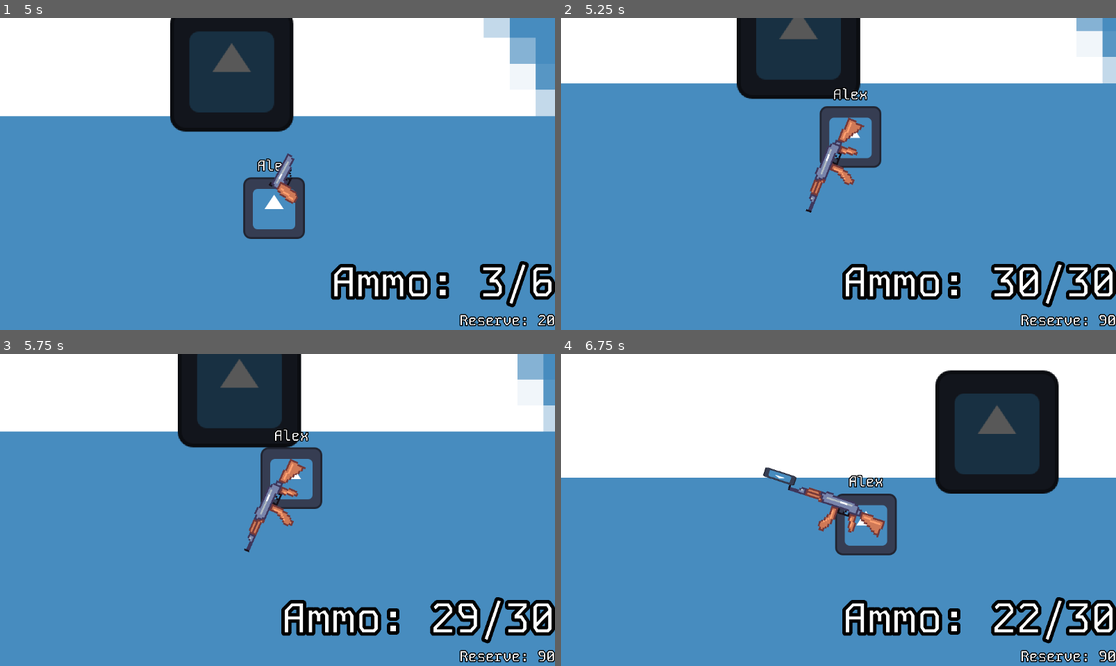
Above: before the commit, frames 1-4 (two rows, left to right).
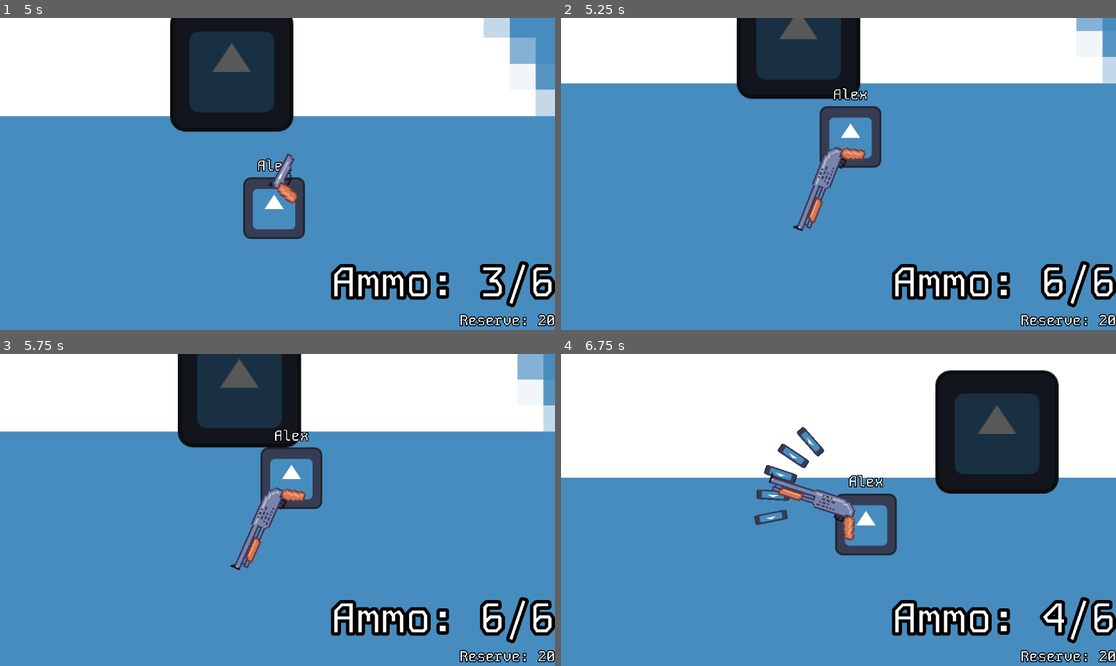
Above: after the commit, the same moments.

Repository: Shuflduf/MultiMurder
Game: Godot game, scene res://scenes/main_menu.tscn
The game is run twice, just before and just after one commit, with the same random seed, the same clock (stepped at 60 frames per second) and the same inputs. The engine's default icon, where the game draws it, is replaced by a stand-in: a white triangle on a blue panel in a dark square.
Inputs (mouse positions are in pixels of both pictures, inside the frame that each line leads up to):
- Up to frame 1 (5 s): click (66, 120) at 0.52 s; type "Alex" at 0.6 s; click "Host" at 1.25 s; click "Join" at 2 s; move the mouse to (399, 158) at 2.77 s; press the mouse at (399, 158) at 2.78 s; hold D (right) 2.78-3.53 s; move the mouse to (166, 189) at 3.52 s; release the mouse at (166, 189) at 3.53 s; hold S (down) 3.53-4.28 s; click (166, 189) at 3.6 s; move the mouse to (333, 105) at 4.27 s; hold D (right) from 4.28 s (still down); hold 1 (switch_1) from 4.28 s (still down); click (333, 105) at 4.55 s
- Up to frame 2 (5.25 s): move the mouse to (810, 236) at 5.02 s; release D (right) at 5.03 s; release 1 (switch_1) at 5.03 s; hold W (up) from 5.03 s (still down); tap 2 (switch_2) at 5.1 s
- Up to frame 3 (5.75 s): keep holding W (up); click (249, 572) at 5.3 s
- Up to frame 4 (6.75 s): move the mouse to (1005, 556) at 5.77 s; release W (up) at 5.78 s; press the mouse at (1005, 556) at 5.78 s; hold A (left) from 5.78 s (still down); move the mouse to (672, 463) at 6.52 s; release the mouse at (672, 463) at 6.53 s; click (672, 463) at 6.6 s

Frame 1 is identical in both runs. In frame 2, 5.0% of the frame differs, in the area x 41-100%, y 31-99%; in frame 3, 5.0%; in frame 4, 5.6%, in the area x 34-100%, y 23-99%.

Commit message:
shotgun sprite

Diff:
--- a/scenes/guns/shotgun.tscn
+++ b/scenes/guns/shotgun.tscn
@@ -1,10 +1,20 @@
-[gd_scene load_steps=3 format=3 uid="uid://bybw21gfe5tog"]
+[gd_scene load_steps=4 format=3 uid="uid://bybw21gfe5tog"]
 
 [ext_resource type="PackedScene" uid="uid://30bi6olkqfgu" path="res://scenes/guns/base_gun.tscn" id="1_ikc4v"]
 [ext_resource type="Script" path="res://scripts/guns/shotgun.gd" id="2_oaccg"]
+[ext_resource type="Texture2D" uid="uid://cwk2ot3hp5t5n" path="res://assets/sprites/shotgun.png" id="3_yn016"]
 
 [node name="Shotgun" instance=ExtResource("1_ikc4v")]
 script = ExtResource("2_oaccg")
 pellet_count = 5
 spread = 60
 neat_spread = true
+fire_speed = 0.4
+
+[node name="Sprite2D" parent="barrel" index="0"]
+position = Vector2(47, 0)
+scale = Vector2(3.5, 3.5)
+texture = ExtResource("3_yn016")
+
+[node name="BulletPoint" parent="barrel" index="1"]
+position = Vector2(137, -28)
--- a/scenes/player.tscn
+++ b/scenes/player.tscn
@@ -3,8 +3,8 @@
 [ext_resource type="Script" path="res://scripts/player.gd" id="1_2vvyq"]
 [ext_resource type="Texture2D" uid="uid://cepqbljkg6yn7" path="res://icon.svg" id="1_6em2n"]
 [ext_resource type="Script" path="res://scripts/move_c.gd" id="2_2ophi"]
+[ext_resource type="PackedScene" uid="uid://bybw21gfe5tog" path="res://scenes/guns/shotgun.tscn" id="3_nbsvq"]
 [ext_resource type="PackedScene" uid="uid://bj2ddbtirkem" path="res://scenes/guns/revolver.tscn" id="4_jhe37"]
-[ext_resource type="PackedScene" uid="uid://b4321xovw1xhi" path="res://scenes/guns/ak.tscn" id="5_f8kch"]
 [ext_resource type="PackedScene" uid="uid://bchpxrh8u3cih" path="res://scenes/hud.tscn" id="6_52mw6"]
 [ext_resource type="LabelSettings" uid="uid://qhfcbntgbe61" path="res://resources/heading3.tres" id="7_b2ah7"]
 
@@ -32,7 +32,7 @@
 collision_layer = 2
 script = ExtResource("1_2vvyq")
 synchronizer = NodePath("MultiplayerSynchronizer")
-weapons = Array[PackedScene]([ExtResource("4_jhe37"), ExtResource("5_f8kch")])
+weapons = Array[PackedScene]([ExtResource("4_jhe37"), ExtResource("3_nbsvq")])
 
 [node name="Weapon" type="Node2D" parent="."]
 
--- a/scripts/guns/shotgun.gd
+++ b/scripts/guns/shotgun.gd
@@ -21,7 +21,6 @@
 
 func shoot():
 	for pellet in pellet_count:
-		var new_bullet: Bullet = spawner.spawn(bullet)
 		var bullet_offset: float
 
 		if neat_spread:
@@ -31,8 +30,10 @@
 		else:
 			bullet_offset = randf_range(-half_spread, half_spread)
 
-		new_bullet.rotation = deg_to_rad(bullet_offset) + rotation
-		spawn_bullet(new_bullet)
+		var bullet_transform: Transform2D
+		bullet_transform = bullet_transform.rotated(deg_to_rad(bullet_offset) + rotation)
+		bullet_transform = bullet_transform.translated(barrel.global_position)
+		spawn_bullet(bullet, bullet_transform)
 	ammo -= 1
 
 func calculate_spread():
--- a/scripts/main_menu.gd
+++ b/scripts/main_menu.gd
@@ -15,7 +15,7 @@
 
 func transition():
 	get_parent().move_child(self, get_parent().get_child_count() - 1)
+	Global.username = username_box.text
 	@warning_ignore("narrowing_conversion")
-	Global.username = username_box.text
 	Global.port = port_box.value
 	SceneManager.transition_to(next_scene)
Binary file changed: assets/sprites/ak.aseprite
Binary file added: assets/sprites/shotgun.aseprite
Binary file added: assets/sprites/shotgun.png
Not shown, added: assets/sprites/shotgun.png.import
